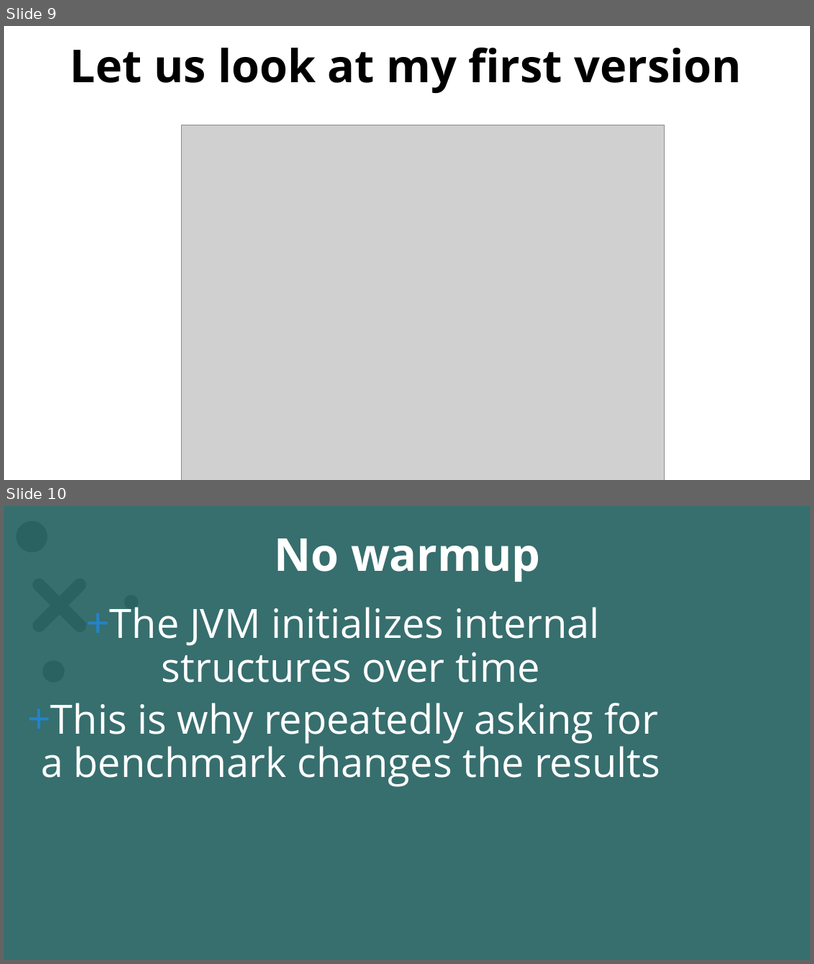
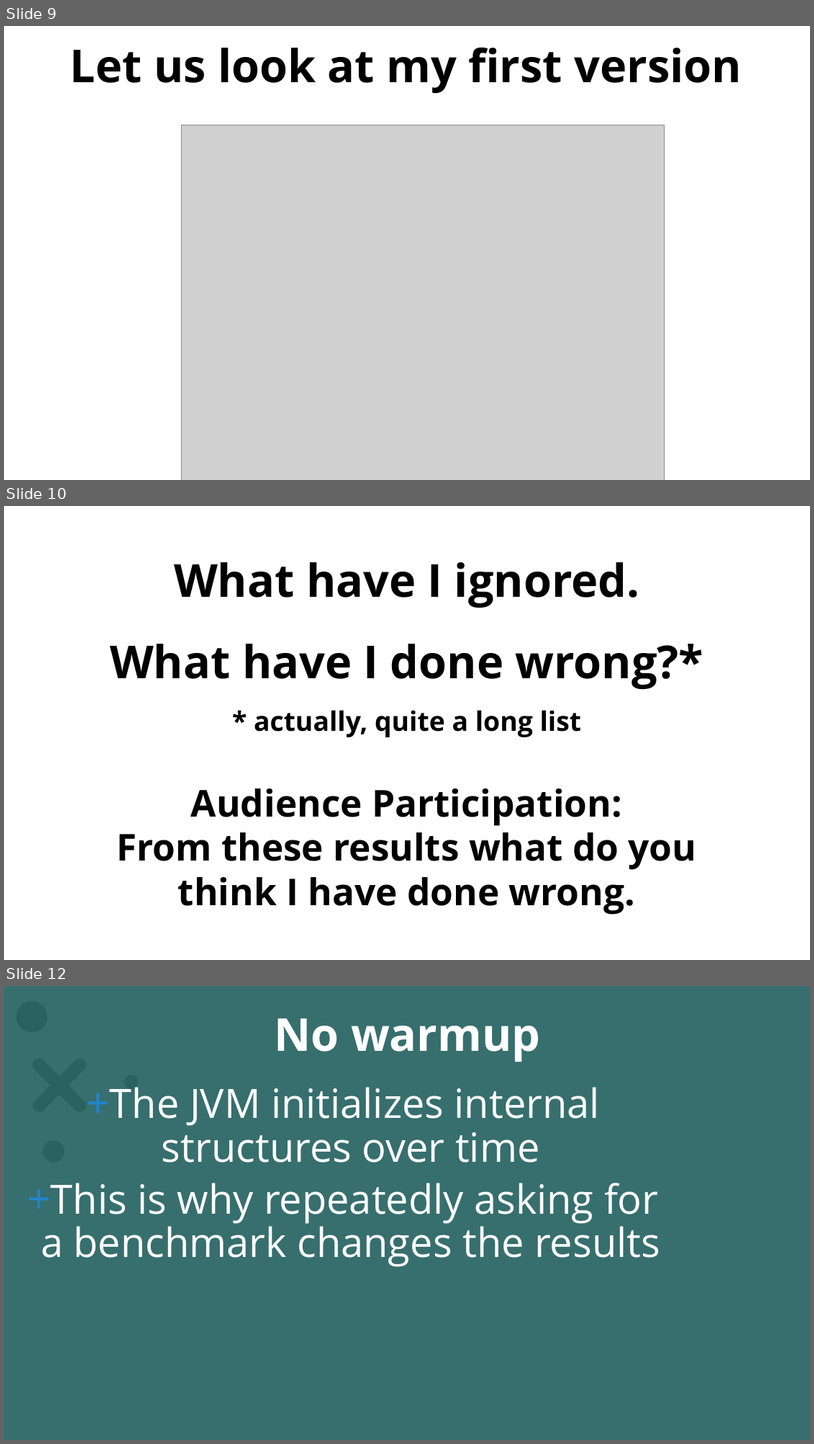
Before and after one commit to omniprof/collectionsperformance_v6, a slide deck: docs/JMH_Slides.pptx. Shown one above the other, each under a label of ours: slides 9 and 10 before the commit, slides 9, 10 and 12 after it; the slides between them are not shown. The pictures are 814x964 and 814x1444 pixels, drawn with LibreOffice and Linux fonts; fonts in the diff are those of the drawing; grey boxes stand for pictures; background and template pictures are left out; a plain dark background stands for a picture behind light text. Boxes give left, top, right and bottom in pixels: in the first picture for what was removed or moved away, otherwise in the second. Text is boxed around its words. In the diff, an @@ line names an element or a change of style, - is before the commit and + after.

```diff
--- a/docs/JMH_Slides.pptx
+++ b/docs/JMH_Slides.pptx
@@ slide 10 added at [4,506,810,960], background #FFFFFF; not listed: 6 template elements that a slide beside it also shows @@
@@ title added at [110,562,704,737], 54 pt, text #000000, bold @@
+What have I ignored.
+What have I done wrong?*
+* actually, quite a long list
@@ text added at [116,788,697,914], 44 pt, text #000000, bold @@
+Audience Participation:
+From these results what do you think I have done wrong.
@@ what was slide 10 is now slide 12 @@
```
Also in this commit, not shown: 2 slides changed, 2 other slides added.
